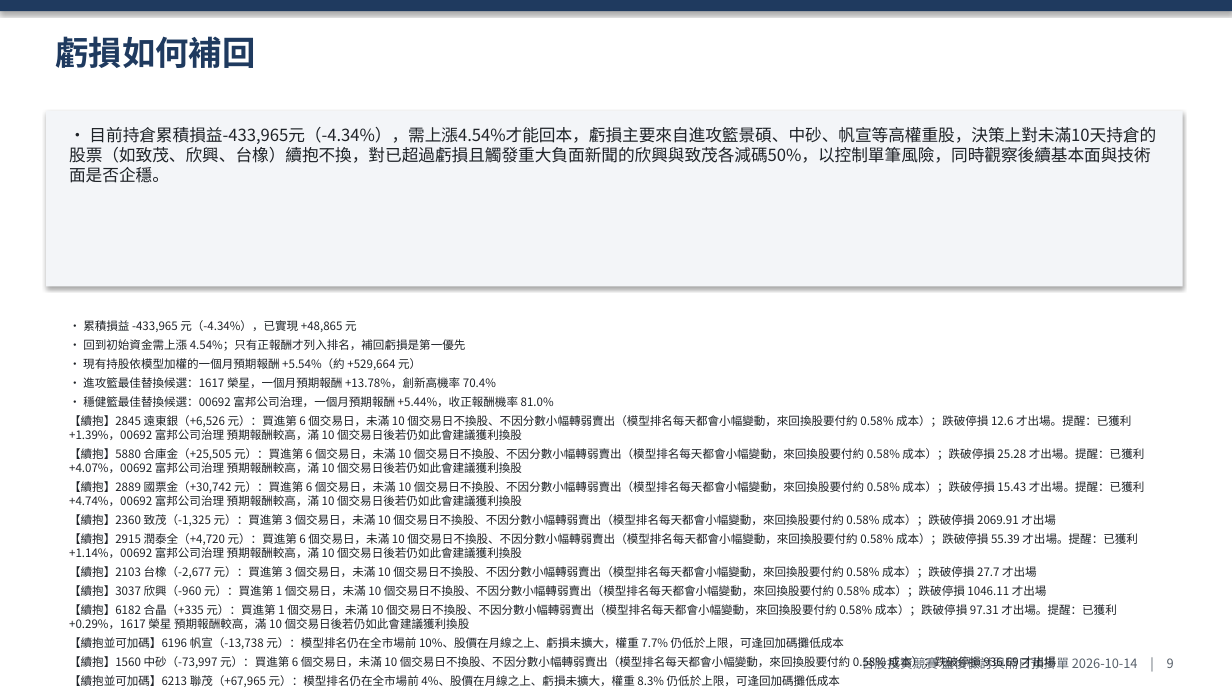
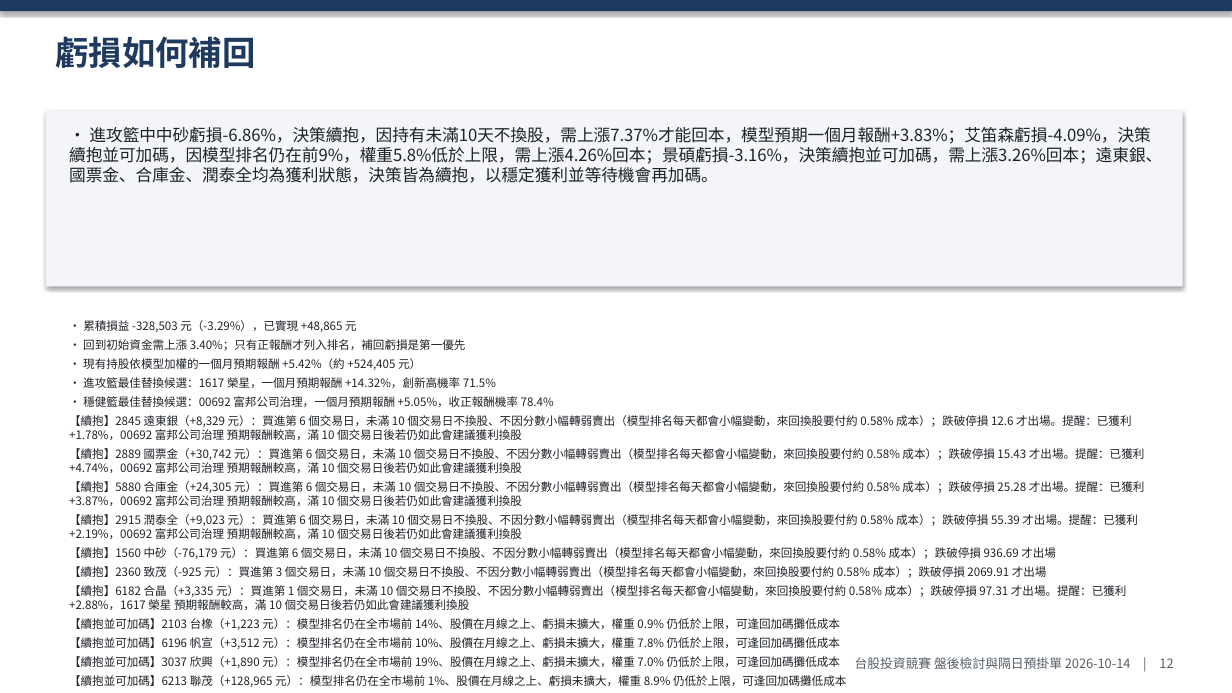
Before and after one commit to ZHANGFU-XIANG/xq, a slide deck: slide 12 of reports/2026-10/2026-10-14_盤後檢討與隔日預掛單.pptx (slide 9 before the commit). Drawn at 1232x693 pixels with LibreOffice and Linux fonts; fonts in the diff are those of the drawing. Boxes give left, top, right and bottom in pixels: in the first picture for what was removed or moved away, otherwise in the second. Text is boxed around its words. In the diff, an @@ line names an element or a change of style, - is before the commit and + after.

```diff
--- a/reports/2026-10/2026-10-14_盤後檢討與隔日預掛單.pptx
+++ b/reports/2026-10/2026-10-14_盤後檢討與隔日預掛單.pptx
@@ text at <box>69,127,1162,183</box>: text changed @@
-• 目前持倉累積損益-433,965元（-4.34%），需上漲4.54%才能回本，虧損主要來自進攻籃景碩、中砂、帆宣等高權重股，決策上對未滿10天持倉的股票（如致茂、欣興、台橡）續抱不換，對已超過虧損且觸發重大負面新聞的欣興與致茂各減碼50%，以控制單筆風險，同時觀察後續基本面與技術面是否企穩。
+• 進攻籃中中砂虧損-6.86%，決策續抱，因持有未滿10天不換股，需上漲7.37%才能回本，模型預期一個月報酬+3.83%；艾笛森虧損-4.09%，決策續抱並可加碼，因模型排名仍在前9%，權重5.8%低於上限，需上漲4.26%回本；景碩虧損-3.16%，決策續抱並可加碼，需上漲3.26%回本；遠東銀、國票金、合庫金、潤泰全均為獲利狀態，決策皆為續抱，以穩定獲利並等待機會再加碼。
@@ text at <box>69,320,1132,440</box>: text changed @@
-• 累積損益 -433,965 元（-4.34%），已實現 +48,865 元
-• 回到初始資金需上漲 4.54%；只有正報酬才列入排名，補回虧損是第一優先
-• 現有持股依模型加權的一個月預期報酬 +5.54%（約 +529,664 元）
-• 進攻籃最佳替換候選：1617 榮星，一個月預期報酬 +13.78%，創新高機率 70.4%
-• 穩健籃最佳替換候選：00692 富邦公司治理，一個月預期報酬 +5.44%，收正報酬機率 81.0%
-【續抱】2845 遠東銀（+6,526 元）：買進第 6 個交易日，未滿 10 個交易日不換股、不因分數小幅轉弱賣出（模型排名每天都會小幅變動，來回換股要付約 0.58% 成本）；跌破停損 12.6 才出場。提醒：已獲利 +1.39%，00692 富邦公司治理 預期報酬較高，滿 10 個交易日後若仍如此會建議獲利換股
-【續抱】5880 合庫金（+25,505 元）：買進第 6 個交易日，未滿 10 個交易日不換股、不因分數小幅轉弱賣出（模型排名每天都會小幅變動，來回換股要付約 0.58% 成本）；跌破停損 25.28 才出場。提醒：已獲利 +4.07%，00692 富邦公司治理 預期報酬較高，滿 10 個交易日後若仍如此會建議獲利換股
+• 累積損益 -328,503 元（-3.29%），已實現 +48,865 元
+• 回到初始資金需上漲 3.40%；只有正報酬才列入排名，補回虧損是第一優先
+• 現有持股依模型加權的一個月預期報酬 +5.42%（約 +524,405 元）
+• 進攻籃最佳替換候選：1617 榮星，一個月預期報酬 +14.32%，創新高機率 71.5%
+• 穩健籃最佳替換候選：00692 富邦公司治理，一個月預期報酬 +5.05%，收正報酬機率 78.4%
+【續抱】2845 遠東銀（+8,329 元）：買進第 6 個交易日，未滿 10 個交易日不換股、不因分數小幅轉弱賣出（模型排名每天都會小幅變動，來回換股要付約 0.58% 成本）；跌破停損 12.6 才出場。提醒：已獲利 +1.78%，00692 富邦公司治理 預期報酬較高，滿 10 個交易日後若仍如此會建議獲利換股
@@ text at <box>69,481,1145,687</box>: text changed @@
-【續抱】2360 致茂（-1,325 元）：買進第 3 個交易日，未滿 10 個交易日不換股、不因分數小幅轉弱賣出（模型排名每天都會小幅變動，來回換股要付約 0.58% 成本）；跌破停損 2069.91 才出場
-【續抱】2915 潤泰全（+4,720 元）：買進第 6 個交易日，未滿 10 個交易日不換股、不因分數小幅轉弱賣出（模型排名每天都會小幅變動，來回換股要付約 0.58% 成本）；跌破停損 55.39 才出場。提醒：已獲利 +1.14%，00692 富邦公司治理 預期報酬較高，滿 10 個交易日後若仍如此會建議獲利換股
-【續抱】2103 台橡（-2,677 元）：買進第 3 個交易日，未滿 10 個交易日不換股、不因分數小幅轉弱賣出（模型排名每天都會小幅變動，來回換股要付約 0.58% 成本）；跌破停損 27.7 才出場
-【續抱】3037 欣興（-960 元）：買進第 1 個交易日，未滿 10 個交易日不換股、不因分數小幅轉弱賣出（模型排名每天都會小幅變動，來回換股要付約 0.58% 成本）；跌破停損 1046.11 才出場
-【續抱】6182 合晶（+335 元）：買進第 1 個交易日，未滿 10 個交易日不換股、不因分數小幅轉弱賣出（模型排名每天都會小幅變動，來回換股要付約 0.58% 成本）；跌破停損 97.31 才出場。提醒：已獲利 +0.29%，1617 榮星 預期報酬較高，滿 10 個交易日後若仍如此會建議獲利換股
-【續抱並可加碼】6196 帆宣（-13,738 元）：模型排名仍在全市場前 10%、股價在月線之上、虧損未擴大，權重 7.7% 仍低於上限，可逢回加碼攤低成本
-【續抱】1560 中砂（-73,997 元）：買進第 6 個交易日，未滿 10 個交易日不換股、不因分數小幅轉弱賣出（模型排名每天都會小幅變動，來回換股要付約 0.58% 成本）；跌破停損 936.69 才出場
-【續抱並可加碼】6213 聯茂（+67,965 元）：模型排名仍在全市場前 4%、股價在月線之上、虧損未擴大，權重 8.3% 仍低於上限，可逢回加碼攤低成本
-【續抱並可加碼】3591 艾笛森（-22,017 元）：模型排名仍在全市場前 12%、股價在月線之上、虧損未擴大，權重 5.9% 仍低於上限，可逢回加碼攤低成本
-【續抱並可加碼】3189 景碩（-72,548 元）：模型排名仍在全市場前 4%、股價在月線之上、虧損未擴大，權重 17.8% 仍低於上限，可逢回加碼攤低成本
+【續抱】5880 合庫金（+24,305 元）：買進第 6 個交易日，未滿 10 個交易日不換股、不因分數小幅轉弱賣出（模型排名每天都會小幅變動，來回換股要付約 0.58% 成本）；跌破停損 25.28 才出場。提醒：已獲利 +3.87%，00692 富邦公司治理 預期報酬較高，滿 10 個交易日後若仍如此會建議獲利換股
+【續抱】2915 潤泰全（+9,023 元）：買進第 6 個交易日，未滿 10 個交易日不換股、不因分數小幅轉弱賣出（模型排名每天都會小幅變動，來回換股要付約 0.58% 成本）；跌破停損 55.39 才出場。提醒：已獲利 +2.19%，00692 富邦公司治理 預期報酬較高，滿 10 個交易日後若仍如此會建議獲利換股
+【續抱】1560 中砂（-76,179 元）：買進第 6 個交易日，未滿 10 個交易日不換股、不因分數小幅轉弱賣出（模型排名每天都會小幅變動，來回換股要付約 0.58% 成本）；跌破停損 936.69 才出場
+【續抱】2360 致茂（-925 元）：買進第 3 個交易日，未滿 10 個交易日不換股、不因分數小幅轉弱賣出（模型排名每天都會小幅變動，來回換股要付約 0.58% 成本）；跌破停損 2069.91 才出場
+【續抱】6182 合晶（+3,335 元）：買進第 1 個交易日，未滿 10 個交易日不換股、不因分數小幅轉弱賣出（模型排名每天都會小幅變動，來回換股要付約 0.58% 成本）；跌破停損 97.31 才出場。提醒：已獲利 +2.88%，1617 榮星 預期報酬較高，滿 10 個交易日後若仍如此會建議獲利換股
+【續抱並可加碼】2103 台橡（+1,223 元）：模型排名仍在全市場前 14%、股價在月線之上、虧損未擴大，權重 0.9% 仍低於上限，可逢回加碼攤低成本
+【續抱並可加碼】6196 帆宣（+3,512 元）：模型排名仍在全市場前 10%、股價在月線之上、虧損未擴大，權重 7.8% 仍低於上限，可逢回加碼攤低成本
+【續抱並可加碼】3037 欣興（+1,890 元）：模型排名仍在全市場前 19%、股價在月線之上、虧損未擴大，權重 7.0% 仍低於上限，可逢回加碼攤低成本
+【續抱並可加碼】6213 聯茂（+128,965 元）：模型排名仍在全市場前 1%、股價在月線之上、虧損未擴大，權重 8.9% 仍低於上限，可逢回加碼攤低成本
+【續抱並可加碼】3591 艾笛森（-24,070 元）：模型排名仍在全市場前 9%、股價在月線之上、虧損未擴大，權重 5.8% 仍低於上限，可逢回加碼攤低成本
+【續抱並可加碼】3189 景碩（-56,158 元）：模型排名仍在全市場前 5%、股價在月線之上、虧損未擴大，權重 17.8% 仍低於上限，可逢回加碼攤低成本
@@ text at <box>855,657,1173,669</box>: text changed @@
-台股投資競賽 盤後檢討與隔日預掛單 2026-10-14 | 9
+台股投資競賽 盤後檢討與隔日預掛單 2026-10-14 | 12
```
Also in this commit, not shown: 22 other slides changed, 4 slides added, 13 other files.
